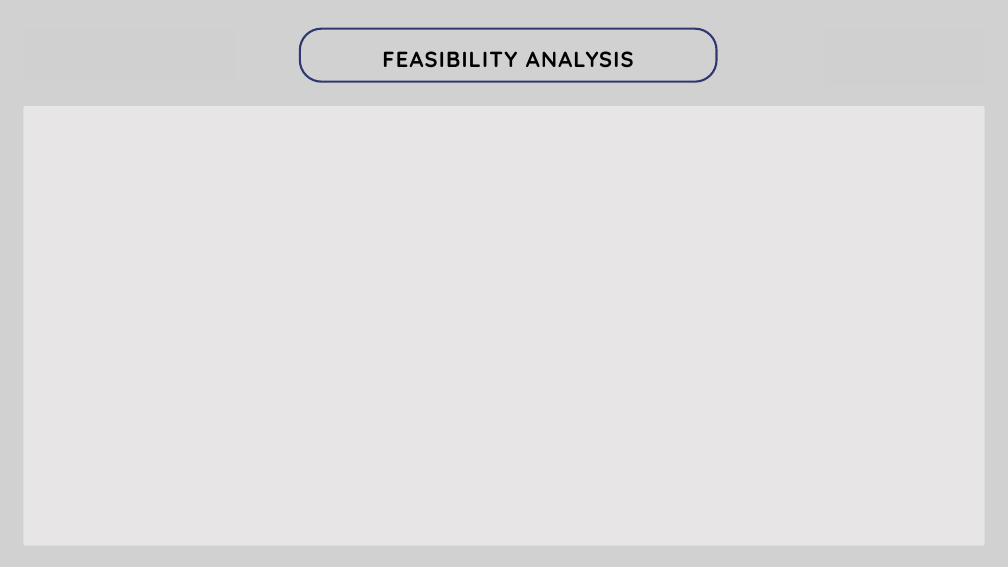
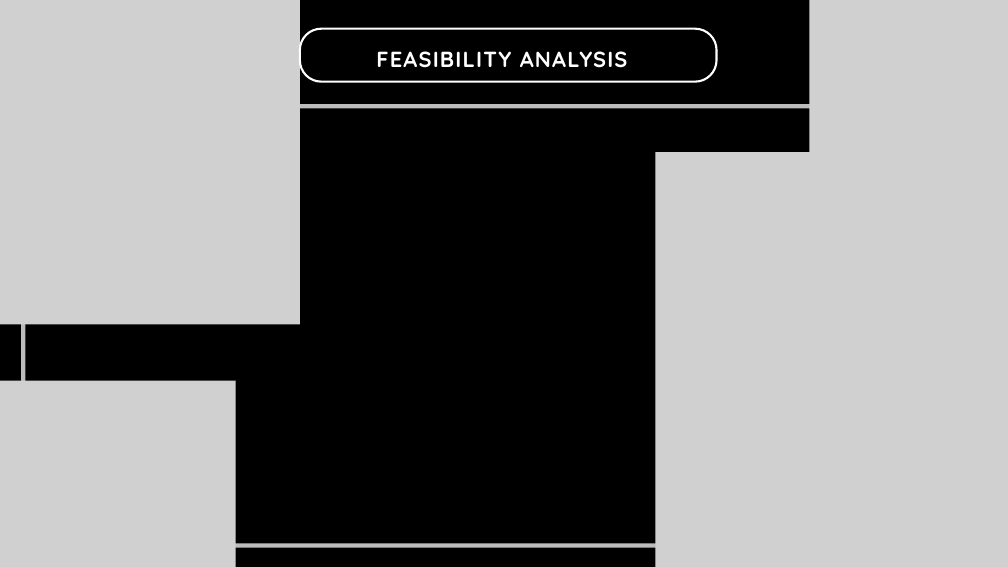
Before and after one commit to GTR-R34-Skyline/DSC_BP26, a slide deck: slide 6 of public/Copy of PPT Template_1.pptx. Drawn at 1008x567 pixels with LibreOffice and Linux fonts; fonts in the diff are those of the drawing; grey boxes stand for pictures. Boxes give left, top, right and bottom in pixels: in the first picture for what was removed or moved away, otherwise in the second. Text is boxed around its words. In the diff, an @@ line names an element or a change of style, - is before the commit and + after.

```diff
--- a/public/Copy of PPT Template_1.pptx
+++ b/public/Copy of PPT Template_1.pptx
@@ background #D1D1D1 to #000000 @@
@@ picture added at (0, 0, 300, 324) @@
@@ freeform shape at (300, 29, 717, 82): outline #303870 3 pt to #FFFFFF 3 pt @@
@@ picture added at (809, 0, 1008, 207) @@
@@ text "FEASIBILITY ANALYSIS" at (376, 51, 628, 68): text colour #000000 to #FFFFFF @@
@@ freeform shape at (23, 106, 984, 546): fill #E7E5E5 to none; outline none to #D1D1D1 6 pt; outline redrawn @@
@@ picture added at (655, 152, 1008, 567) @@
@@ picture added at (0, 381, 235, 567) @@
```
Also in this commit, not shown: 4 other slides changed, 1 slide added, 1 slide removed, 12 other files.
